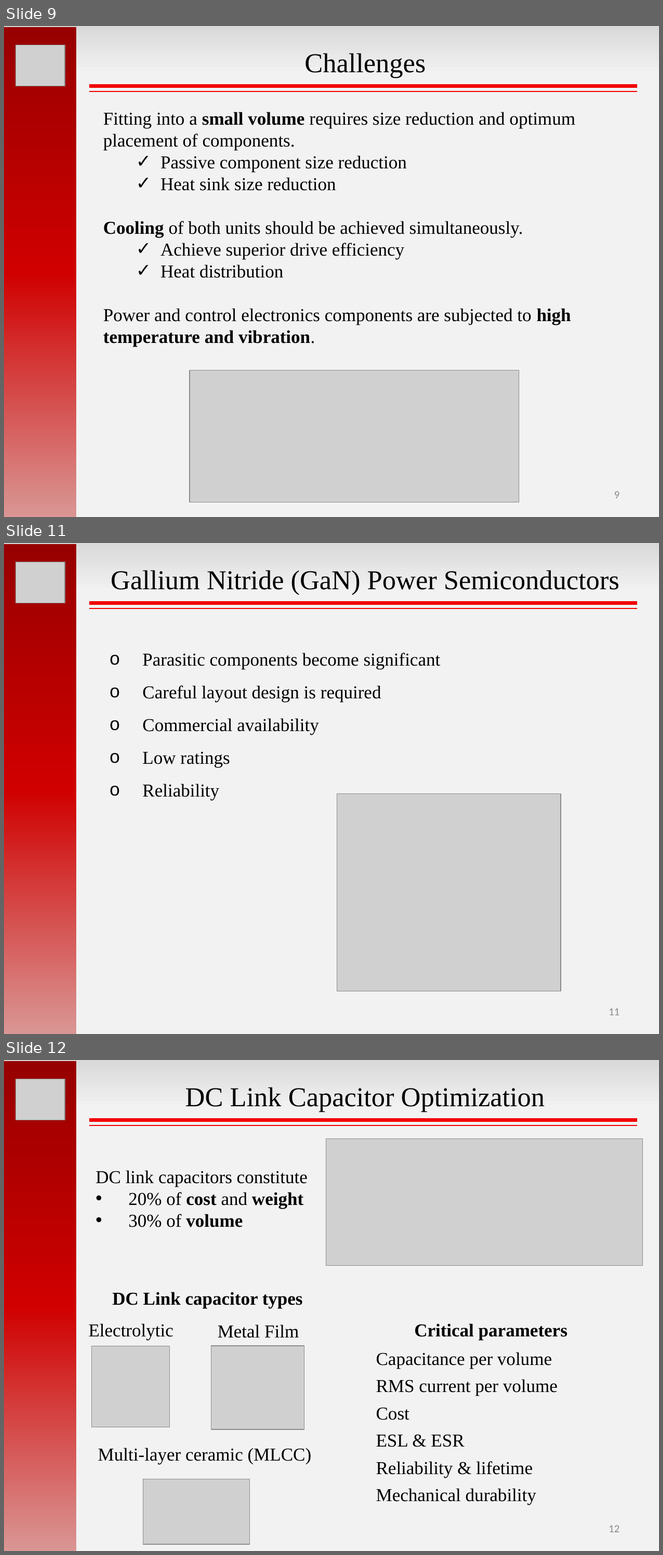
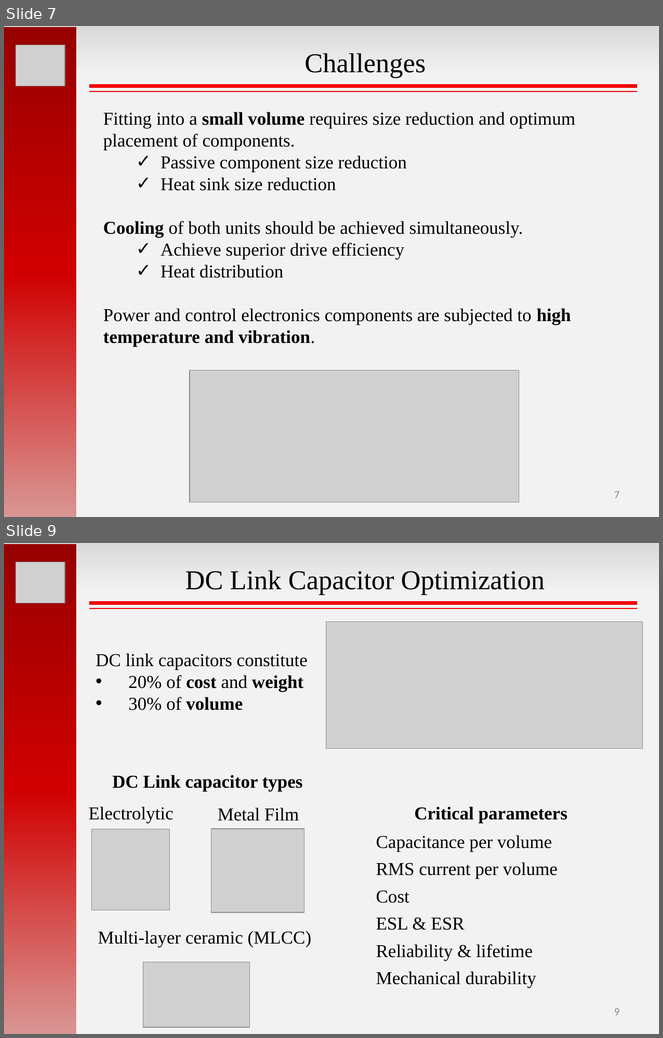
Before and after one commit to hakanpolat/IMMD, a slide deck: GRW2017/sunum/GRW2017_MesutUğur.pptx. Shown one above the other, each under a label of ours: slides 9, 11 and 12 before the commit, slides 7 and 9 after it; the slides between them are not shown. The pictures are 663x1555 and 663x1038 pixels, drawn with LibreOffice and Linux fonts; fonts in the diff are those of the drawing; grey boxes stand for pictures. Boxes give left, top, right and bottom in pixels: in the first picture for what was removed or moved away, otherwise in the second. Text is boxed around its words. In the diff, an @@ line names an element or a change of style, - is before the commit and + after.

```diff
--- a/GRW2017/sunum/GRW2017_MesutUğur.pptx
+++ b/GRW2017/sunum/GRW2017_MesutUğur.pptx
@@ slide 11 removed at [4,543,659,1034], background gradient #D9D9D9 to #F2F2F2 @@
@@ rectangle removed at [4,544,77,1034] @@
@@ picture removed at [16,562,65,603] @@
@@ text removed at [111,570,620,595] @@
-Gallium Nitride (GaN) Power Semiconductors
@@ line removed from (89, 603) to (637, 603) @@
@@ line removed from (89, 609) to (637, 609) @@
@@ text removed at [142,653,441,801] @@
-o Parasitic components become significant
-o Careful layout design is required
-o Commercial availability
-o Low ratings
-o Reliability
@@ picture removed at [337,794,561,992] @@
@@ page number removed at [609,1008,620,1016] @@
-11
@@ what was slide 9 is now slide 7 @@
@@ page number at [614,491,620,499]: text changed @@
-9
+7
@@ what was slide 12 is now slide 9 @@
@@ page number at [614,1008,620,1016]: text changed @@
-12
+9
```
Also in this commit, not shown: 8 slides changed, 2 other slides removed, 4 other files.
